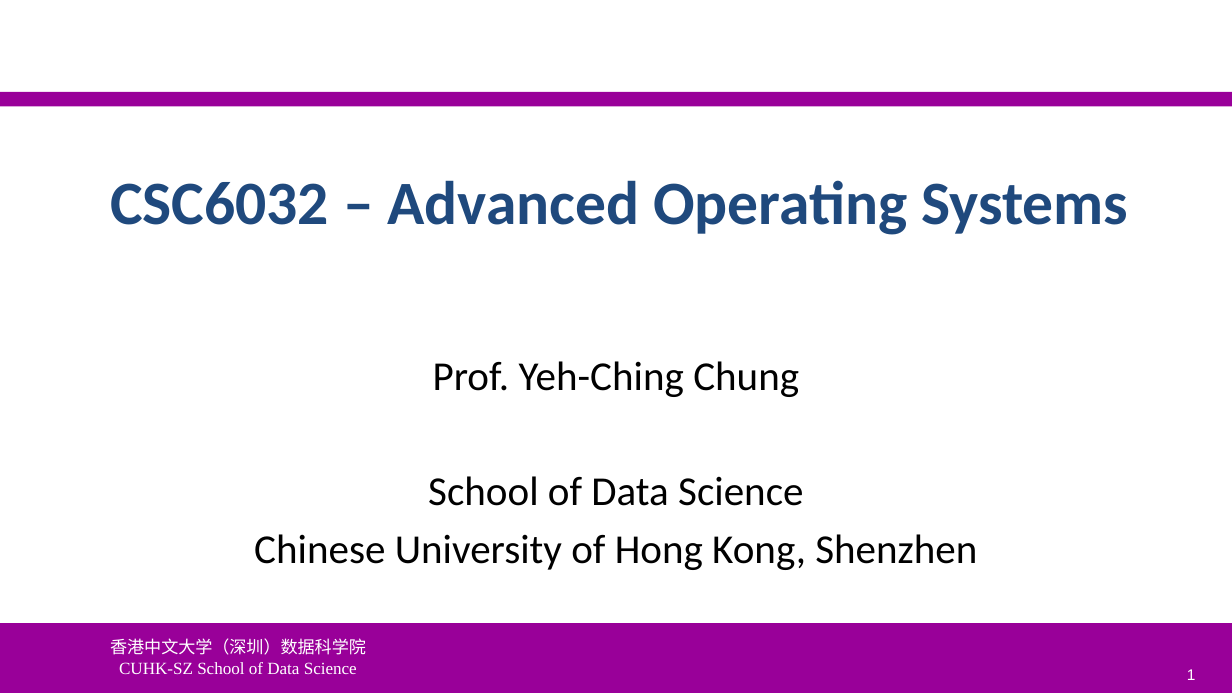
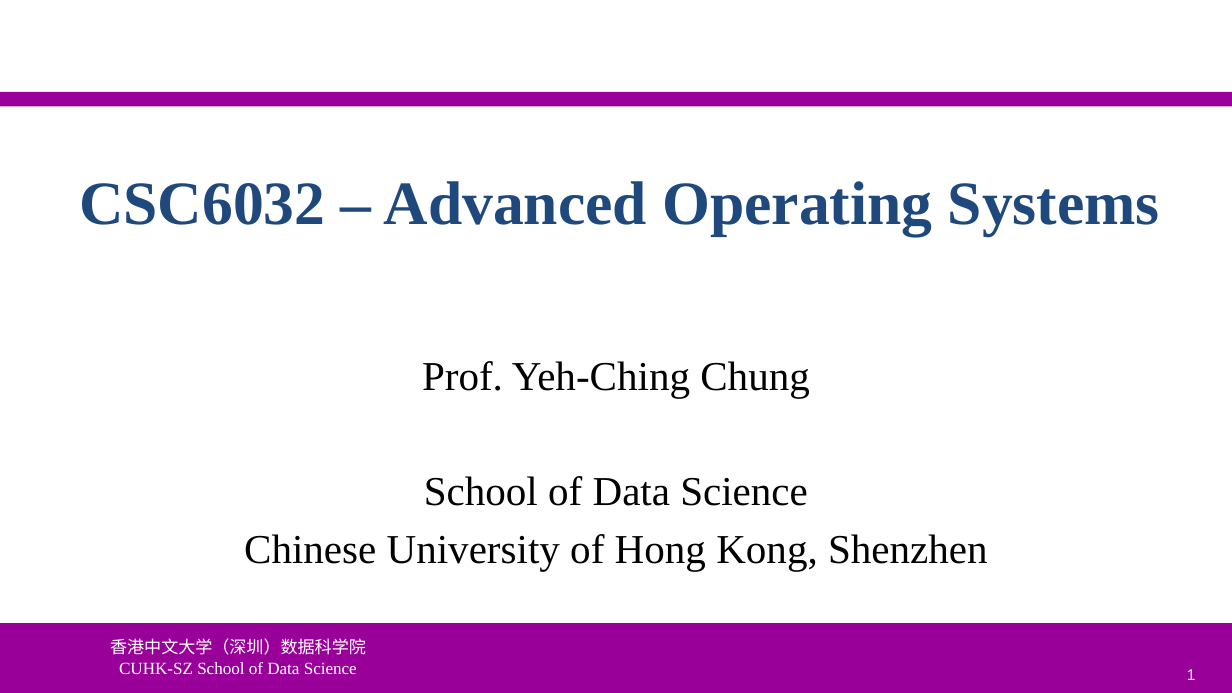
Before and after one commit to ychung1103/ychung1103.github.io, a slide deck: slide 1 of Slides/CSC6032/Advanced-OS-01-Introduction.pptx. Drawn at 1232x693 pixels with LibreOffice and Linux fonts; fonts in the diff are those of the drawing; background and template pictures are left out. Boxes give left, top, right and bottom in pixels: in the first picture for what was removed or moved away, otherwise in the second. Text is boxed around its words. In the diff, an @@ line names an element or a change of style, - is before the commit and + after.

```diff
--- a/Slides/CSC6032/Advanced-OS-01-Introduction.pptx
+++ b/Slides/CSC6032/Advanced-OS-01-Introduction.pptx
@@ title "CSC6032 – Advanced Operating Systems" at (79,181,1160,235): font Calibri to Times New Roman @@
@@ subtitle "Prof. Yeh-Ching Chung" at (244,361,988,570): font Calibri to Times New Roman @@
```
Also in this commit, not shown: 3 other slides changed, 9 other files.
